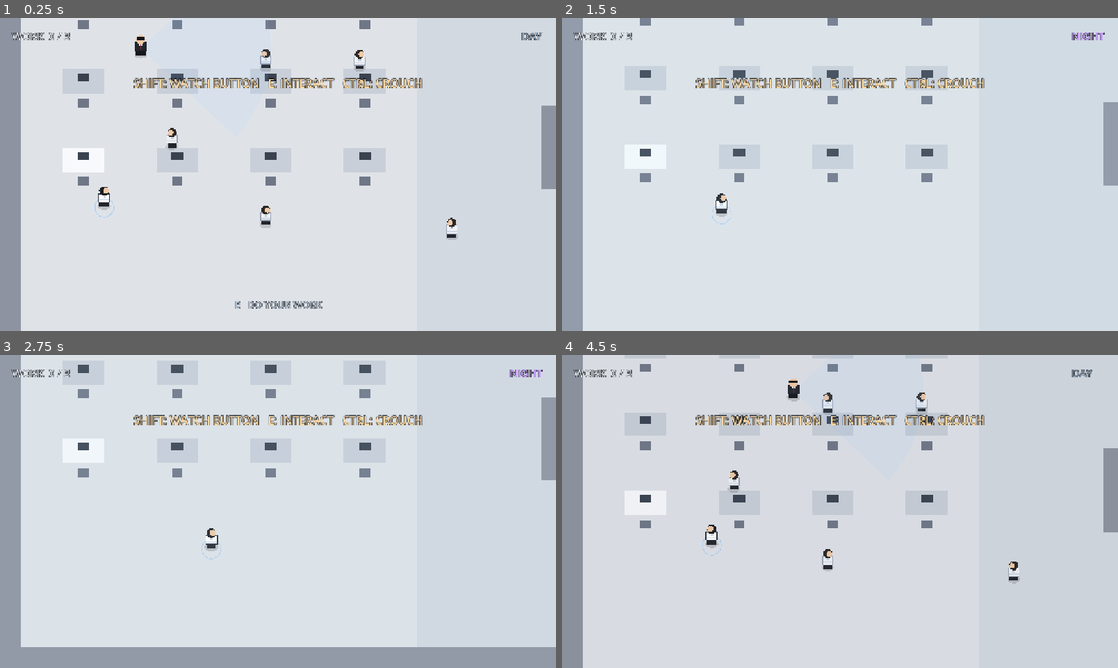
Above: before the commit, frames 1-4 (two rows, left to right).
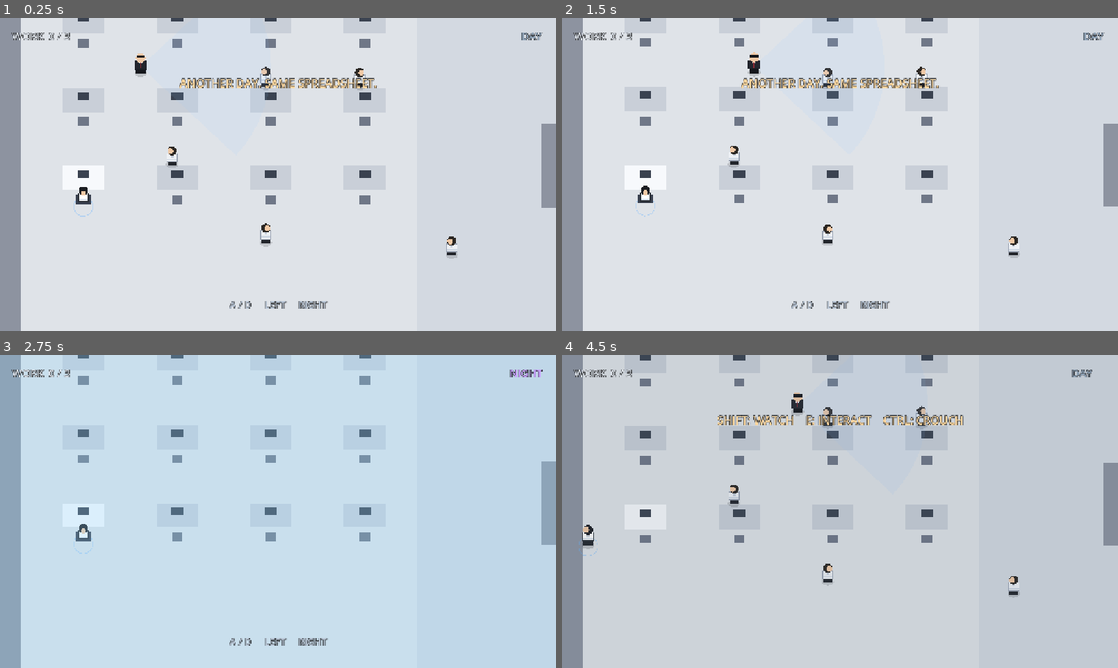
Above: after the commit, the same moments.

Repository: sunlightYY/hardwork
Game: Godot game, scene res://scenes/main.tscn
Same seed, same stepped clock (60 frames per second), same inputs: the game is played once before the commit and once after it.
Inputs:
- Up to frame 1 (0.25 s): no input
- Up to frame 2 (1.5 s): hold D (move_right) 0.53-1.28 s; tap Shift (toggle_phase) at 0.6 s; hold S (move_down) from 1.28 s (still down); tap Ctrl (crouch) at 1.35 s
- Up to frame 3 (2.75 s): tap Shift (toggle_phase) at 1.55, 2.3 s; release S (move_down) at 2.03 s; hold D (move_right) from 2.03 s (still down); tap E (interact) at 2.1 s
- Up to frame 4 (4.5 s): release D (move_right) at 2.78 s; hold W (move_up) 2.78-3.53 s; tap Shift (toggle_phase) at 2.85, 3.8, 4.35 s; hold A (move_left) from 3.53 s (still down); tap C at 3.6 s

The runs differ from the first frame. In frame 1, 5.5% of the frame differs, in the area x 13-100%, y 0-93%; in frame 2, 5.8%; in frame 3, 15%, in the area x 3-100%, y 0-100%; in frame 4, 8.1%.

Commit message:
加入坐姿开场与怨气数值延迟显示
开场主角坐在工位低头放空，手表自行触发一次夜空间闪烁后再交还控制；
怨气数值在前期完全隐藏，越过阈值后才由手表显示百分比。

Diff:
--- a/scripts/level.gd
+++ b/scripts/level.gd
@@ -9,7 +9,7 @@
 const DESK_SIZE := Vector2(96, 56)
 
 var player: Node2D
-var player_home := Vector2(240, 648)
+var player_home := Vector2(192, 606)
 var work_point := Vector2(192, 596)
 var sink_point := Vector2(1968, 824)
 
--- a/scripts/main.gd
+++ b/scripts/main.gd
@@ -10,6 +10,7 @@
 var fade: ColorRect
 var task_label: Label
 var phase_label: Label
+var watch_label: Label
 var hint_label: Label
 var message_label: Label
 var big_label: Label
@@ -17,6 +18,7 @@
 var message_timer := 0.0
 var busy := false
 var drone_time := 0.0
+var controls_hint_shown := false
 
 func _ready() -> void:
 	level = $Level
@@ -30,7 +32,7 @@
 	WorldState.day_completed.connect(_on_day_completed)
 	WorldState.player_caught.connect(_on_caught)
 	_on_tasks_changed(WorldState.tasks_done, WorldState.tasks_total)
-	_on_message("SHIFT: WATCH BUTTON   E: INTERACT   CTRL: CROUCH", 5.0)
+	_intro()
 
 func _process(delta: float) -> void:
 	drone_time += delta
@@ -48,7 +50,8 @@
 	var target := Color(0, 0, 0, 0)
 	if WorldState.is_night:
 		target = WorldState.tint()
-		target.a = 0.10 + 0.55 * WorldState.resentment
+		target.s = clampf(target.s * 2.0, 0.0, 1.0)
+		target.a = 0.26 + 0.44 * WorldState.resentment
 	tint.color = tint.color.lerp(target, 1.0 - exp(-6.0 * delta))
 
 func _paint_hud(delta: float) -> void:
@@ -56,8 +59,17 @@
 	phase_label.add_theme_color_override("font_color",
 		Color("c9a3ff") if WorldState.is_night else Color("8fa3b8"))
 
+	watch_label.visible = WorldState.watch_visible
+	if watch_label.visible:
+		watch_label.text = "WATCH  %d%%" % int(round(WorldState.resentment * 100.0))
+
 	hint_label.text = ""
-	if not busy:
+	if player.sitting:
+		hint_label.text = "A / D     LEFT     RIGHT"
+	elif not busy:
+		if not controls_hint_shown:
+			controls_hint_shown = true
+			WorldState.post_message("SHIFT: WATCH    E: INTERACT    CTRL: CROUCH", 4.5)
 		match player.near:
 			"work":
 				hint_label.text = "E   DO YOUR WORK"
@@ -75,6 +87,7 @@
 func _layout() -> void:
 	var vp := get_viewport_rect().size
 	phase_label.position = Vector2(vp.x - 32.0 - phase_label.size.x, 24.0)
+	watch_label.position = Vector2(vp.x - 32.0 - watch_label.size.x, 58.0)
 	message_label.position = Vector2((vp.x - message_label.size.x) * 0.5, 132.0)
 	hint_label.position = Vector2((vp.x - hint_label.size.x) * 0.5, vp.y - 76.0)
 	big_label.position = Vector2((vp.x - big_label.size.x) * 0.5, (vp.y - big_label.size.y) * 0.5)
@@ -117,6 +130,10 @@
 	phase_label = _make_label(24, Color("8fa3b8"))
 	layer.add_child(phase_label)
 
+	watch_label = _make_label(22, Color("d9c8ff"))
+	watch_label.visible = false
+	layer.add_child(watch_label)
+
 	message_label = _make_label(26, Color("ffd9a0"))
 	layer.add_child(message_label)
 
@@ -141,6 +158,17 @@
 	message_label.text = text
 	message_timer = seconds
 	_layout()
+
+func _intro() -> void:
+	player.sitting = true
+	player.frozen = true
+	WorldState.post_message("ANOTHER DAY. SAME SPREADSHEET.", 2.6)
+	await get_tree().create_timer(1.8).timeout
+	WorldState.toggle_phase()
+	await get_tree().create_timer(1.4).timeout
+	WorldState.toggle_phase()
+	WorldState.post_message("SOMETHING ON YOUR WRIST JUST CLICKED.", 3.0)
+	player.frozen = false
 
 func _on_caught() -> void:
 	if busy:
--- a/scripts/player.gd
+++ b/scripts/player.gd
@@ -9,6 +9,7 @@
 var facing := 1.0
 var crouching := false
 var frozen := false
+var sitting := true
 var anim_time := 0.0
 var near := ""
 var work_point := Vector2.ZERO
@@ -35,6 +36,14 @@
 	var input := Vector2(
 		Input.get_axis("move_left", "move_right"),
 		Input.get_axis("move_up", "move_down"))
+	if sitting:
+		velocity = Vector2.ZERO
+		move_and_slide()
+		if _any_direction_just_pressed():
+			sitting = false
+		queue_redraw()
+		return
+
 	if input != Vector2.ZERO:
 		dir = input.normalized()
 		if absf(dir.x) > 0.1:
@@ -56,6 +65,12 @@
 func is_moving() -> bool:
 	return not crouching and velocity.length() > 10.0
 
+func _any_direction_just_pressed() -> bool:
+	return (Input.is_action_just_pressed("move_left")
+		or Input.is_action_just_pressed("move_right")
+		or Input.is_action_just_pressed("move_up")
+		or Input.is_action_just_pressed("move_down"))
+
 func _update_near() -> void:
 	near = ""
 	var best := INTERACT_RADIUS
@@ -69,6 +84,10 @@
 		near = "sink"
 
 func _draw() -> void:
+	if sitting:
+		_draw_sitting()
+		return
+
 	var squash := 0.8 if crouching else 1.0
 	var bob := 0.0
 	if is_moving():
@@ -88,3 +107,12 @@
 	var head_y := -20.0 * squash + bob
 	draw_circle(Vector2(0, head_y), 11.0, Color("1b1d22"))
 	draw_circle(Vector2(facing * 4.0, head_y - 0.5), 6.8, Color("f0c9a6"))
+
+func _draw_sitting() -> void:
+	draw_arc(Vector2(0, 16), 22.0, 0.0, TAU, 28, Color(0.40, 0.70, 1.0, 0.35), 2.0)
+	draw_rect(Rect2(-17, -12, 34, 22), Color("3a4150"))
+	draw_rect(Rect2(-13, -15, 26, 21), Color("2b3038"))
+	draw_rect(Rect2(-11, -14, 22, 17), Color("ffffff"))
+	draw_rect(Rect2(-11, -1, 22, 3), Color("dbe3ee"))
+	draw_circle(Vector2(0, -20), 11.0, Color("1b1d22"))
+	draw_circle(Vector2(0, -14.5), 5.6, Color("f0c9a6"))
--- a/scripts/world_state.gd
+++ b/scripts/world_state.gd
@@ -15,6 +15,7 @@
 const WASH_COOLDOWN := 8.0
 const TASK_BASE := 3
 const TASK_MAX := 6
+const WATCH_REVEAL := 0.55
 const MONSTERS_PER_TIER := [0, 1, 2, 3]
 
 const TINTS := [
@@ -43,6 +44,7 @@
 var tasks_done := 0
 var tasks_total := TASK_BASE
 var wash_cooldown := 0.0
+var watch_visible := false
 var running := true
 
 func _ready() -> void:
@@ -112,6 +114,9 @@
 
 func _set_resentment(value: float) -> void:
 	resentment = clampf(value, 0.0, 1.0)
+	if not watch_visible and resentment >= WATCH_REVEAL:
+		watch_visible = true
+		post_message("YOUR WATCH IS SHOWING NUMBERS", 3.0)
 	resentment_changed.emit(resentment)
 
 func _setup_inputs() -> void:
Not shown, changed: docs/design.md
